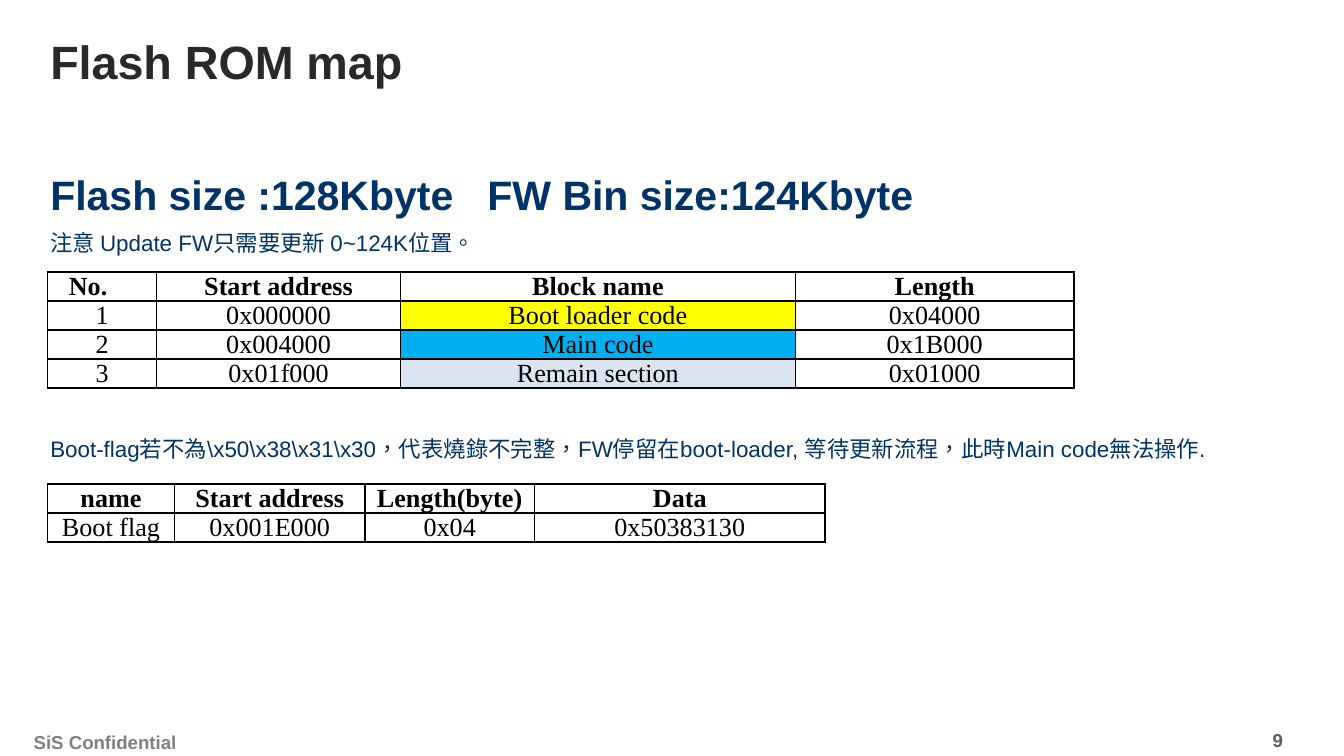
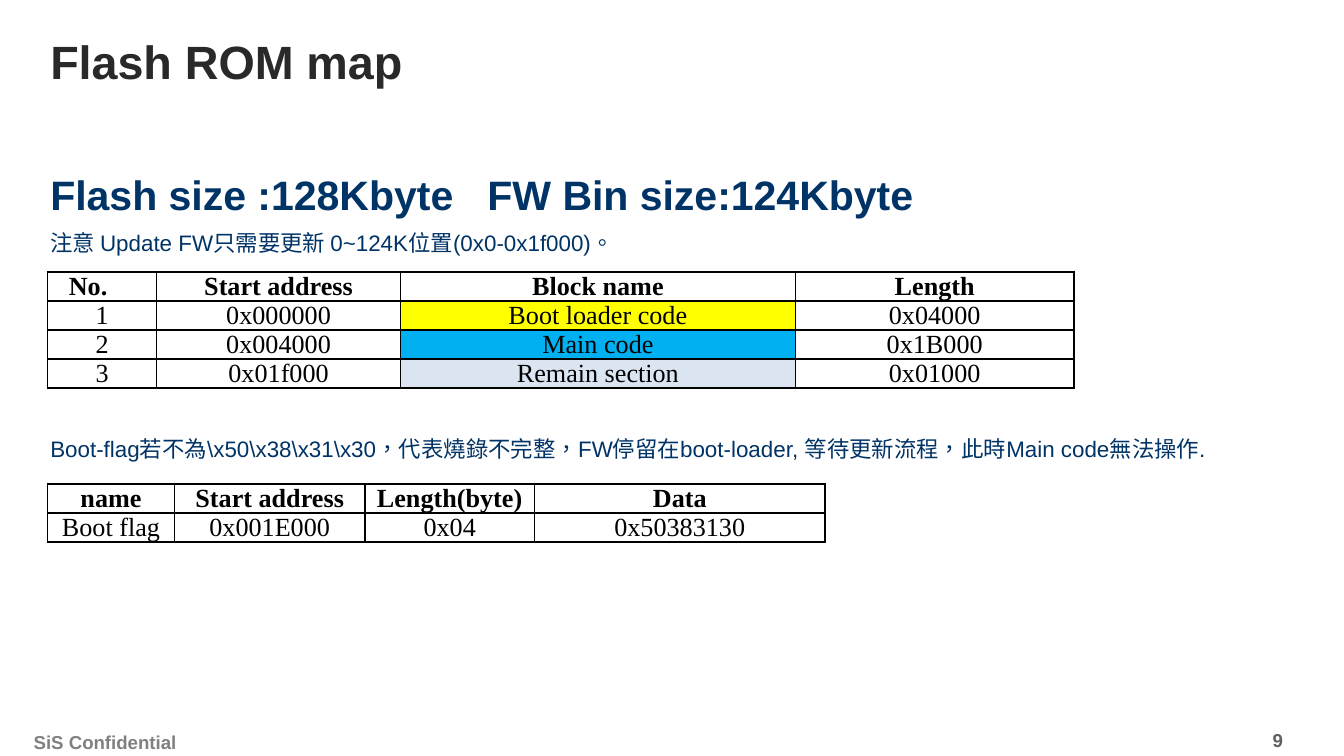
Before and after one commit to chaoban/SerialUpdateFirmwareTool, a slide deck: slide 9 of Document/SiS_I2C_Update Firmware flow_7501說明_20220518.pptx. Drawn at 1344x756 pixels with LibreOffice and Linux fonts; fonts in the diff are those of the drawing; background and template pictures are left out. Boxes give left, top, right and bottom in pixels: in the first picture for what was removed or moved away, otherwise in the second. Text is boxed around its words. In the diff, an @@ line names an element or a change of style, - is before the commit and + after.

```diff
--- a/Document/SiS_I2C_Update Firmware flow_7501說明_20220518.pptx
+++ b/Document/SiS_I2C_Update Firmware flow_7501說明_20220518.pptx
@@ text at (50,232,613,256): text changed @@
-注意 Update FW只需要更新 0~124K位置。
+注意 Update FW只需要更新 0~124K位置(0x0-0x1f000)。
```
Also in this commit, not shown: 4 other slides changed, 17 other files.
